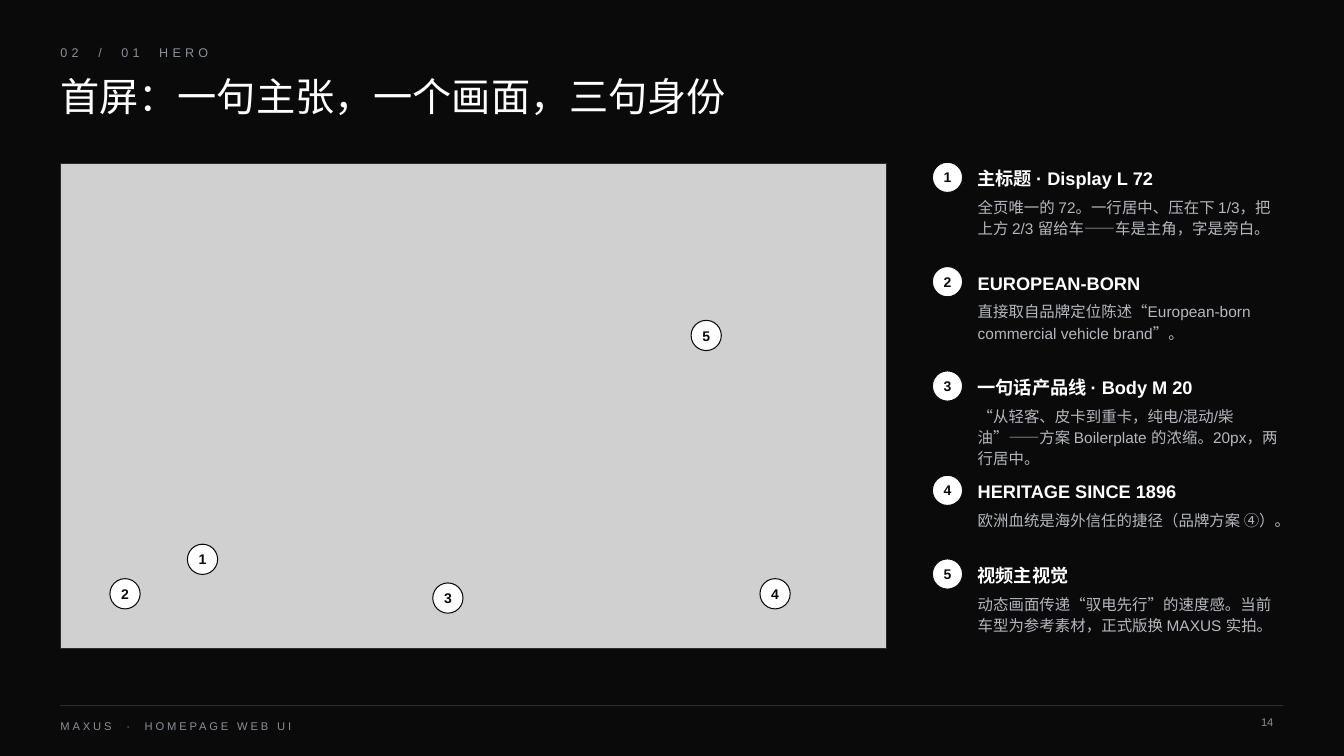
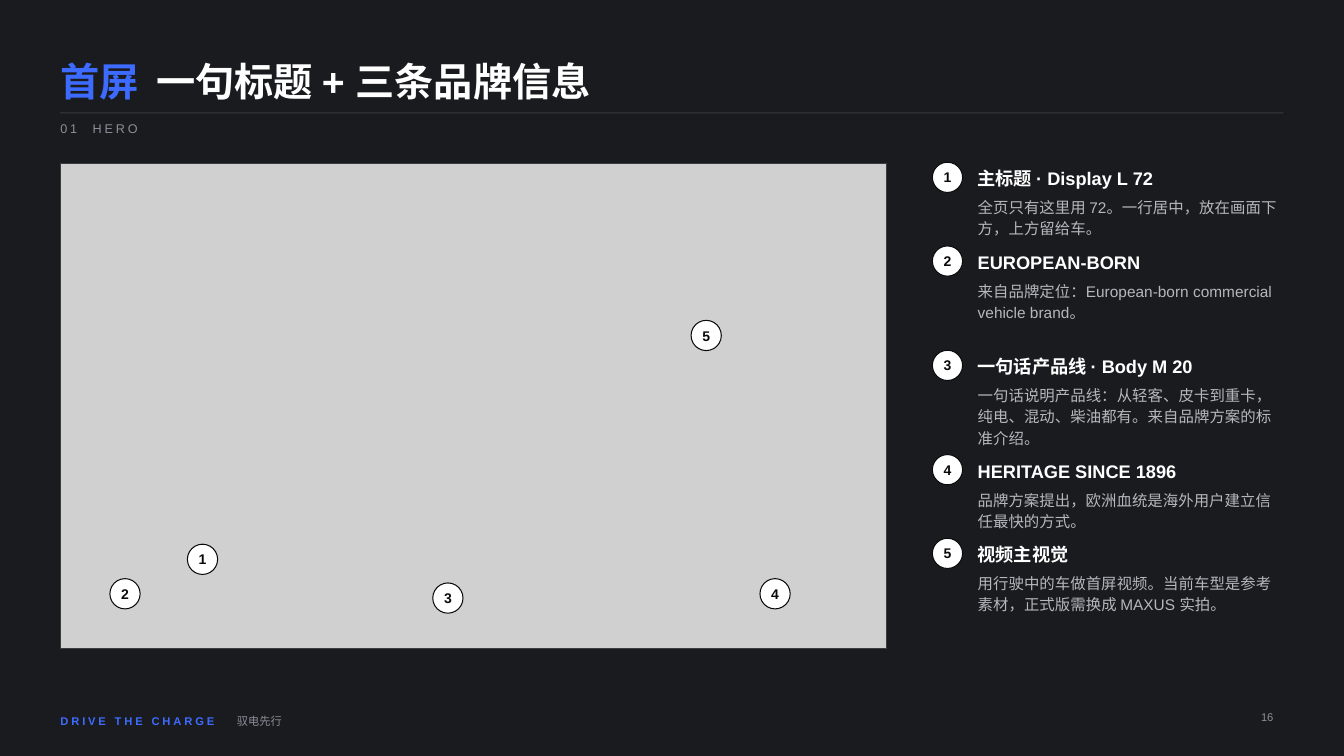
Before and after one commit to deko009/Claude, a slide deck: slide 16 of deck/MAXUS_首页WebUI_设计解说.pptx (slide 14 before the commit). Drawn at 1344x756 pixels with LibreOffice and Linux fonts; fonts in the diff are those of the drawing; grey boxes stand for pictures. Boxes give left, top, right and bottom in pixels: in the first picture for what was removed or moved away, otherwise in the second. Text is boxed around its words. In the diff, an @@ line names an element or a change of style, - is before the commit and + after.

```diff
--- a/deck/MAXUS_首页WebUI_设计解说.pptx
+++ b/deck/MAXUS_首页WebUI_设计解说.pptx
@@ background #0A0A0B to #1A1B1F @@
@@ text "首屏 一句标题 + 三条品牌信息" at (x1=60, y1=62, x2=591, y2=100): vertical alignment top to bottom @@
@@ text at (x1=60, y1=62, x2=591, y2=100): text changed; bold on @@
-首屏：一句主张，一个画面，三句身份
+首屏 一句标题 + 三条品牌信息
@@ line added from (60, 113) to (1284, 113), #3A3B41 0.75 pt @@
@@ text at (x1=60, y1=124, x2=138, y2=133): text changed @@
-02 / 01 HERO
+01 HERO
@@ rectangle at (x1=60, y1=163, x2=887, y2=649): outline #2A2B2E 0.75 pt to #3A3B41 0.75 pt @@
@@ text at (x1=978, y1=200, x2=1276, y2=236): text changed @@
-全页唯一的 72。一行居中、压在下 1/3，把上方 2/3 留给车——车是主角，字是旁白。
+全页只有这里用 72。一行居中，放在画面下方，上方留给车。
@@ 8 texts, 4 ellipses moved together from (x1=933, y1=267, x2=1192, y2=589) to (x1=933, y1=246, x2=1192, y2=569) @@
@@ text at (x1=978, y1=284, x2=1272, y2=319): text changed @@
-直接取自品牌定位陈述“European-born commercial vehicle brand”。
+来自品牌定位：European-born commercial vehicle brand。
@@ text at (x1=978, y1=388, x2=1272, y2=445): text changed @@
-“从轻客、皮卡到重卡，纯电/混动/柴油”——方案 Boilerplate 的浓缩。20px，两行居中。
+一句话说明产品线：从轻客、皮卡到重卡，纯电、混动、柴油都有。来自品牌方案的标准介绍。
@@ text at (x1=978, y1=493, x2=1271, y2=528): text changed @@
-欧洲血统是海外信任的捷径（品牌方案 ④）。
+品牌方案提出，欧洲血统是海外用户建立信任最快的方式。
@@ text at (x1=978, y1=576, x2=1272, y2=612): text changed @@
-动态画面传递“驭电先行”的速度感。当前车型为参考素材，正式版换 MAXUS 实拍。
+用行驶中的车做首屏视频。当前车型是参考素材，正式版需换成 MAXUS 实拍。
@@ line removed from (60, 706) to (1284, 706) @@
@@ text added at (x1=60, y1=717, x2=215, y2=725), 8 pt, text #3D6BFF, bold @@
+DRIVE THE CHARGE
@@ text added at (x1=237, y1=716, x2=282, y2=726), 8 pt, text #8A8F98 @@
+驭电先行
@@ page number removed at (x1=1261, y1=718, x2=1273, y2=726) @@
-14
@@ page number added at (x1=1261, y1=713, x2=1273, y2=721), 8 pt, text #8A8F98 @@
+16
@@ text removed at (x1=60, y1=722, x2=111, y2=730) @@
-MAXUS · HOMEPAGE WEB UI
```
Also in this commit, not shown: 24 other slides changed, 4 slides added, 2 slides removed, 3 other files.
